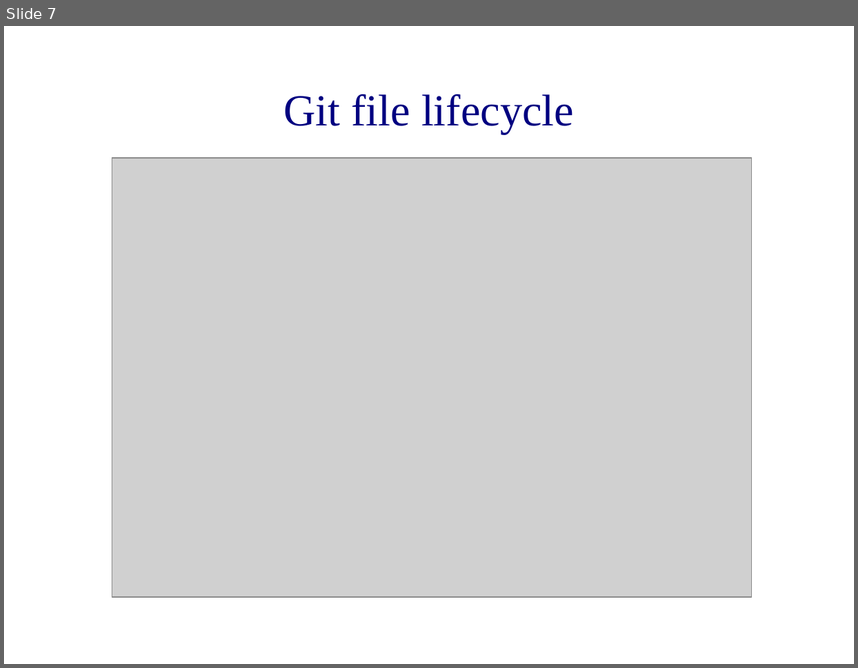
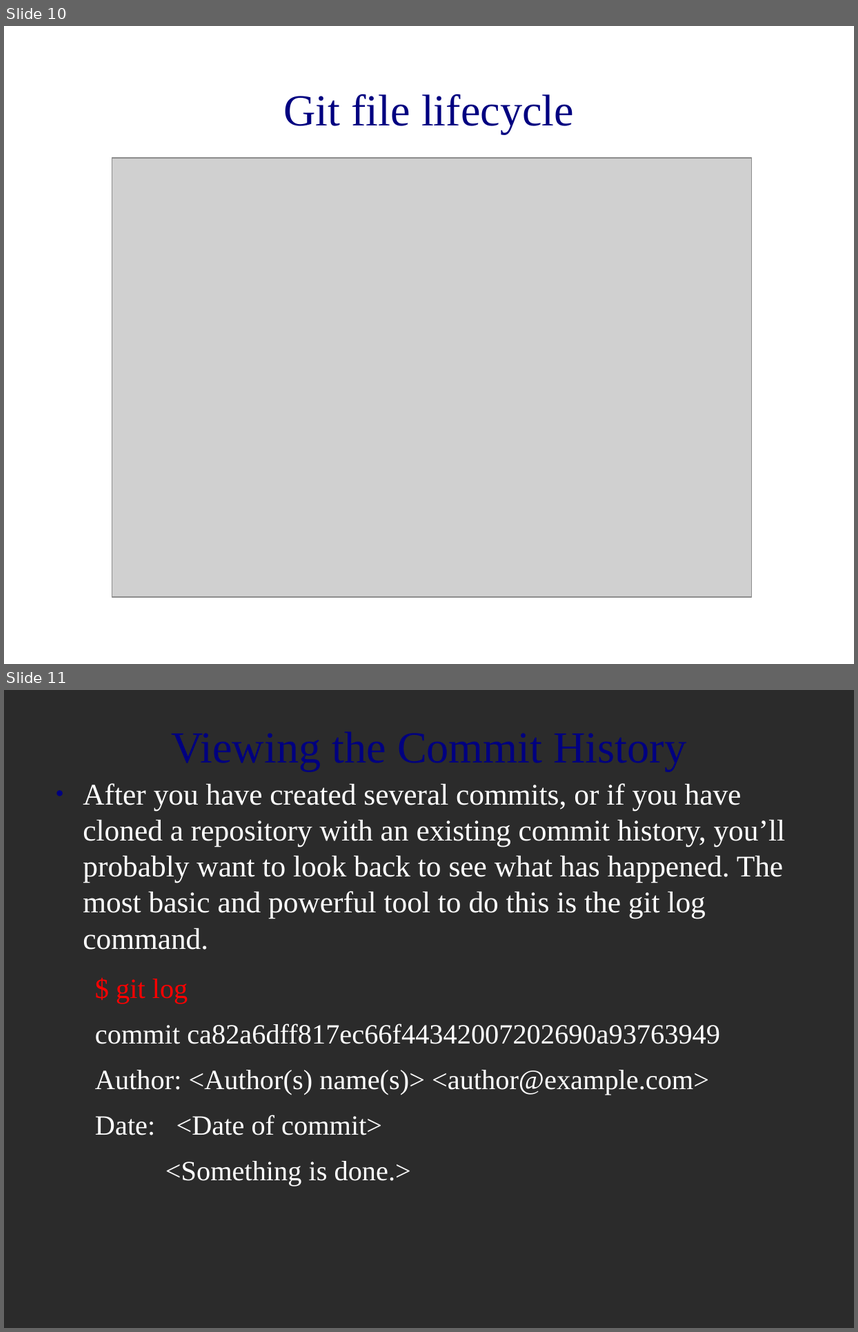
Before and after one commit to MariamP/myRepo, a slide deck: git_intro.odp. Shown one above the other, each under a label of ours: slide 7 before the commit, slides 10 and 11 after it. The pictures are 858x668 and 858x1332 pixels, drawn with LibreOffice and Linux fonts; fonts in the diff are those of the drawing; grey boxes stand for pictures; background and template pictures are left out; a plain dark background stands for a picture behind light text. Boxes give left, top, right and bottom in pixels: in the first picture for what was removed or moved away, otherwise in the second. Text is boxed around its words. In the diff, an @@ line names an element or a change of style, - is before the commit and + after.

```diff
--- a/git_intro.odp
+++ b/git_intro.odp
@@ slide 11 added at box(4, 690, 854, 1328), background picture (left out) @@
@@ text added at box(83, 783, 786, 1185), 28 pt, text #FFFFFF @@
+● After you have created several commits, or if you have cloned a repository with an existing commit history, you’ll probably want to look back to see what has happened. The most basic and powerful tool to do this is the git log command.
+  $ git log
+  commit ca82a6dff817ec66f44342007202690a93763949
+  Author: <Author(s) name(s)> <author@example.com>
+  Date: <Date of commit>
+    <Something is done.>
@@ title added at box(519, 820, 706, 847), 41.4 pt, text #000080 @@
+Viewing the Commit History
@@ what was slide 7 is now slide 10 @@
```
Also in this commit, not shown: 2 slides changed, 10 other slides added.
